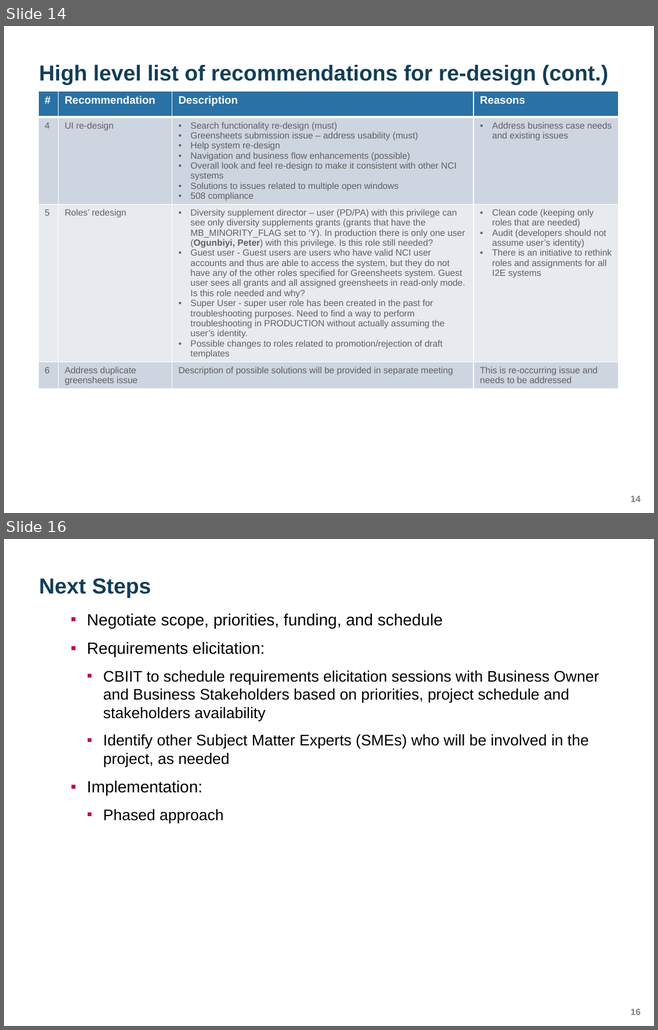
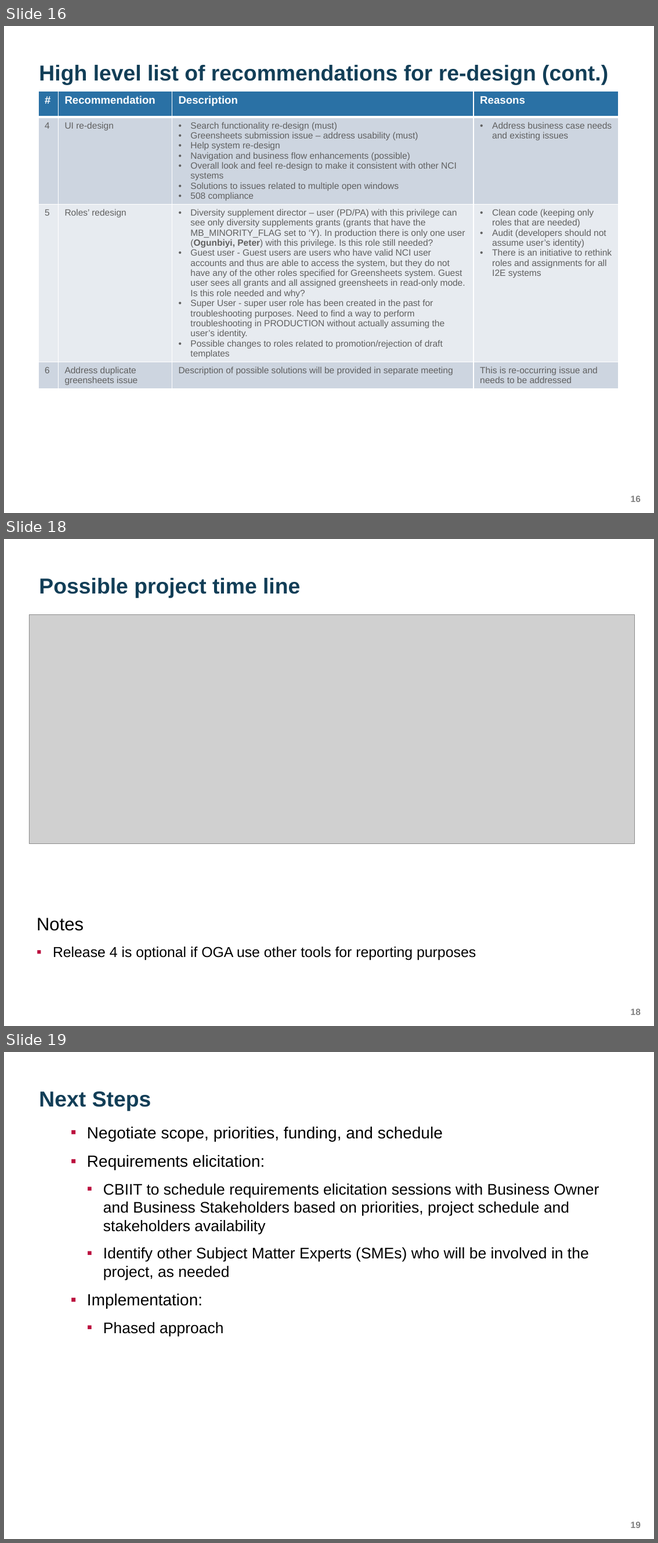
Before and after one commit to yaoh4/greensheets_classic, a slide deck: Requirements/Presentations/GreenSheets OGA presentation.pptx. Shown one above the other, each under a label of ours: slides 14 and 16 before the commit, slides 16, 18 and 19 after it; the slides between them are not shown. The pictures are 658x1030 and 658x1543 pixels, drawn with LibreOffice and Linux fonts; fonts in the diff are those of the drawing; grey boxes stand for pictures; background and template pictures are left out. Boxes give left, top, right and bottom in pixels: in the first picture for what was removed or moved away, otherwise in the second. Text is boxed around its words. In the diff, an @@ line names an element or a change of style, - is before the commit and + after.

```diff
--- a/Requirements/Presentations/GreenSheets OGA presentation.pptx
+++ b/Requirements/Presentations/GreenSheets OGA presentation.pptx
@@ slide 18 added at [4,539,654,1026], background #FFFFFF; not listed: 1 template element that a slide beside it also shows @@
@@ title added at [39,578,300,598], 24 pt, text #123E57, bold @@
+Possible project time line
@@ picture added at [29,615,633,844] @@
@@ text added at [36,918,476,960], 16 pt, text #000000 @@
+Notes
+▪ Release 4 is optional if OGA use other tools for reporting purposes
@@ what was slide 14 is now slide 16 @@
@@ page number at [630,496,640,502]: text changed @@
-14
+16
@@ what was slide 16 is now slide 19 @@
```
Also in this commit, not shown: 3 other slides added, 1 slide removed.
